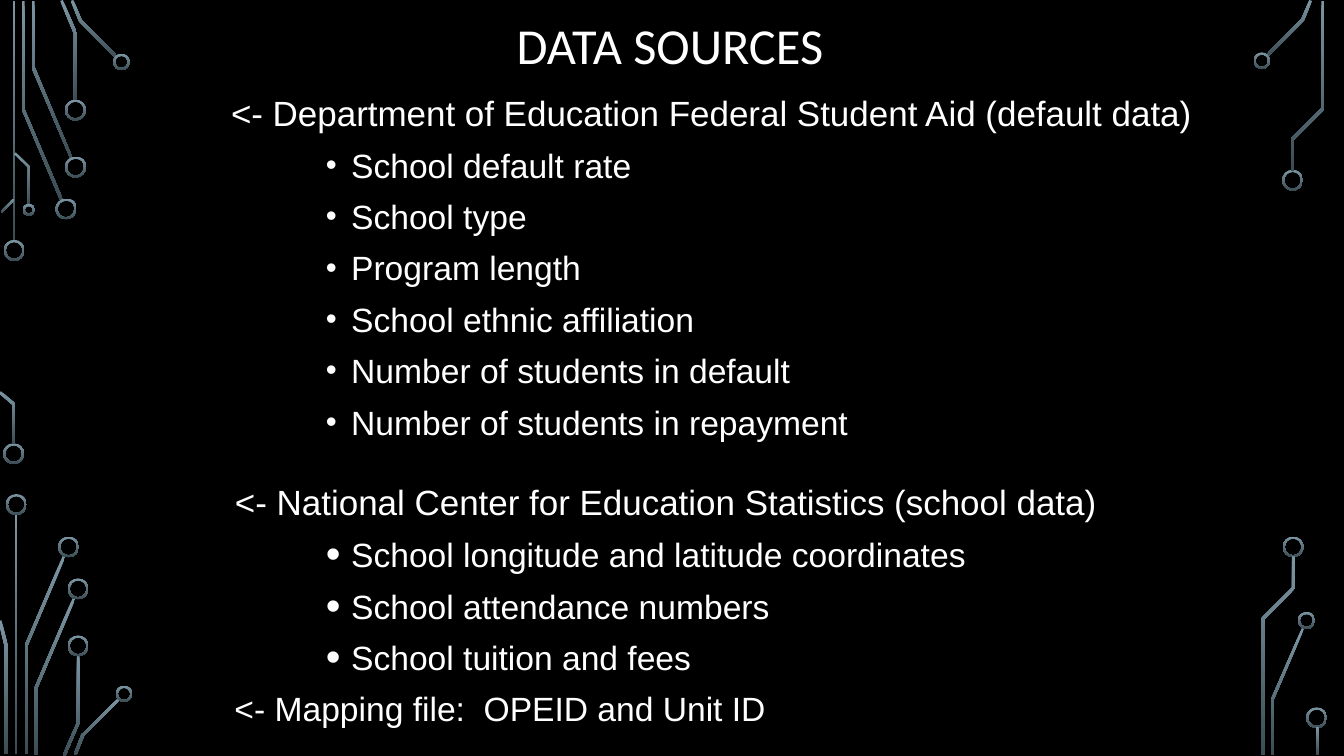
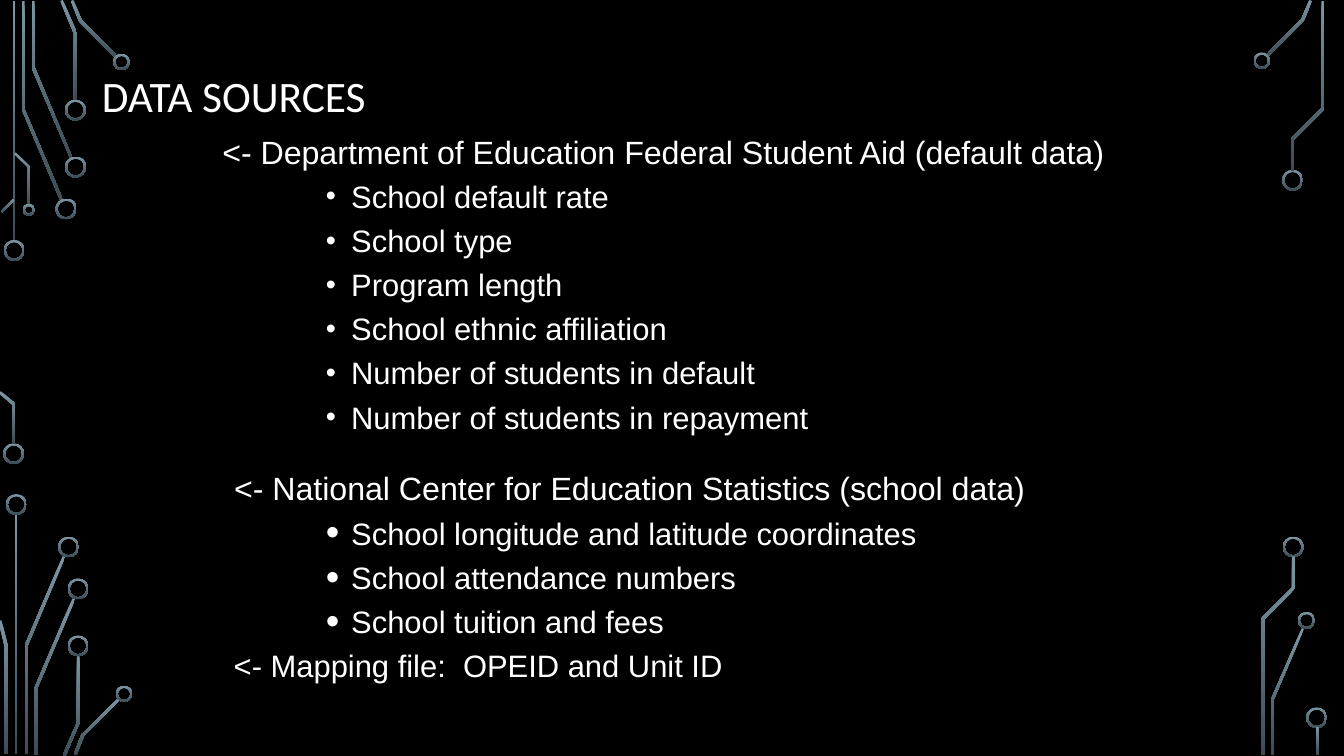
Before and after one commit to matt-pelham/rgang, a slide deck: slide 3 of Default Data Group Project - final version.pptx. Drawn at 1344x756 pixels with LibreOffice and Linux fonts; fonts in the diff are those of the drawing; background and template pictures are left out. Boxes give left, top, right and bottom in pixels: in the first picture for what was removed or moved away, otherwise in the second. Text is boxed around its words. In the diff, an @@ line names an element or a change of style, - is before the commit and + after.

```diff
--- a/Default Data Group Project - final version.pptx
+++ b/Default Data Group Project - final version.pptx
@@ text "DATA SOURCES": place and size @@
-text "DATA SOURCES" at <box>517,31,823,65</box>
+text "DATA SOURCES" at <box>102,84,365,113</box>
@@ text "DATA SOURCES" at <box>102,84,365,113</box>: size 36 to 31 pt; alignment centre to left; line spacing 0.9 to 1; vertical alignment middle to top @@
@@ text "<- Department of Education Federal ...": place and size @@
-text "<- Department of Education Federal ..." at <box>273,100,1192,728</box>
+text "<- Department of Education Federal ..." at <box>261,140,1104,683</box>
@@ text "<- Department of Education Federal ..." at <box>261,140,1104,683</box>: size 25 to 22.9 pt in "<- Department of Education Federal Student Aid ...", "<- National Center for Education Statistics (school ..."; size 24.1 to 22.1 pt in "School default rate", "School type", "Program length", "School ethnic affiliation" and 6 more places; line spacing 1.1 to 1; line spacing 1.6 to 1.5 @@
```
Also in this commit, not shown: 15 other slides changed.
